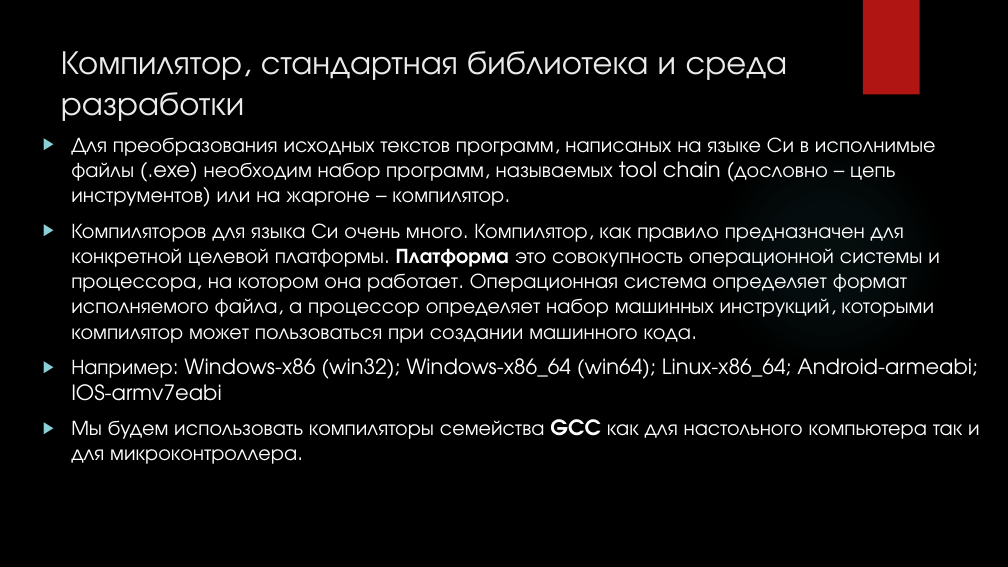
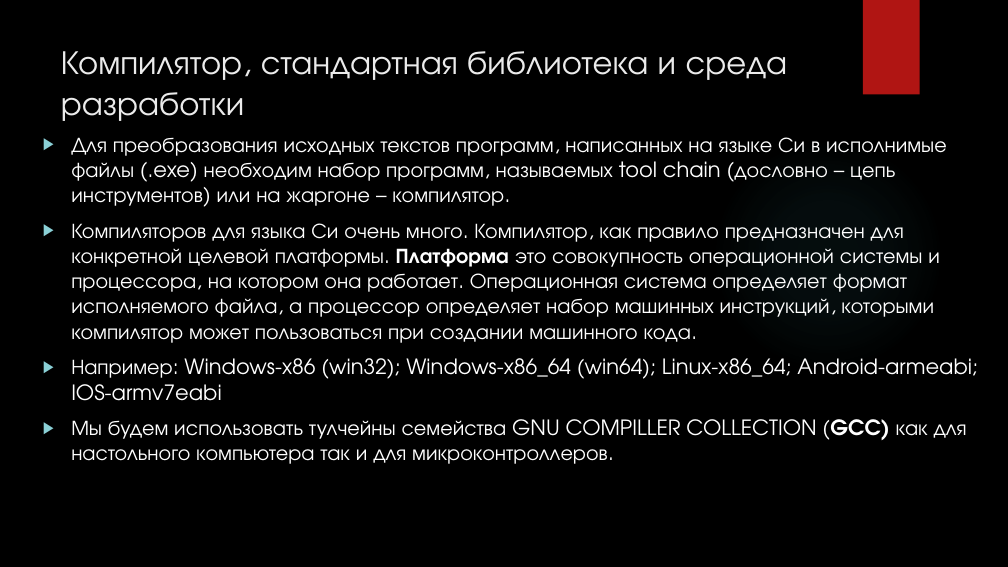
Before and after one commit to cansat-rsce/Organisation, a slide deck: slide 5 of лекции/Лекция1. Программирование на языке Си.pptx. Drawn at 1008x567 pixels with LibreOffice and Linux fonts; fonts in the diff are those of the drawing; background and template pictures are left out. Boxes give left, top, right and bottom in pixels: in the first picture for what was removed or moved away, otherwise in the second. Text is boxed around its words. In the diff, an @@ line names an element or a change of style, - is before the commit and + after.

```diff
--- a/лекции/Лекция1. Программирование на языке Си.pptx
+++ b/лекции/Лекция1. Программирование на языке Си.pptx
@@ text at [71, 137, 947, 206]: text changed @@
-▶ Для преобразования исходных текстов программ, написаных на языке Си в исполнимые файлы (.exe) необходим набор программ, называемых tool chain (дословно – цепь инструментов) или на жаргоне – компилятор.
+▶ Для преобразования исходных текстов программ, написанных на языке Си в исполнимые файлы (.exe) необходим набор программ, называемых tool chain (дословно – цепь инструментов) или на жаргоне – компилятор.
@@ text at [71, 419, 967, 464]: text changed @@
-▶ Мы будем использовать компиляторы семейства GCC как для настольного компьютера так и для микроконтроллера.
+▶ Мы будем использовать тулчейны семейства GNU COMPILLER COLLECTION (GCC) как для настольного компьютера так и для микроконтроллеров.
```
Also in this commit, not shown: 8 other slides changed, 22 slides added, 1 slide removed, 3 other files.
